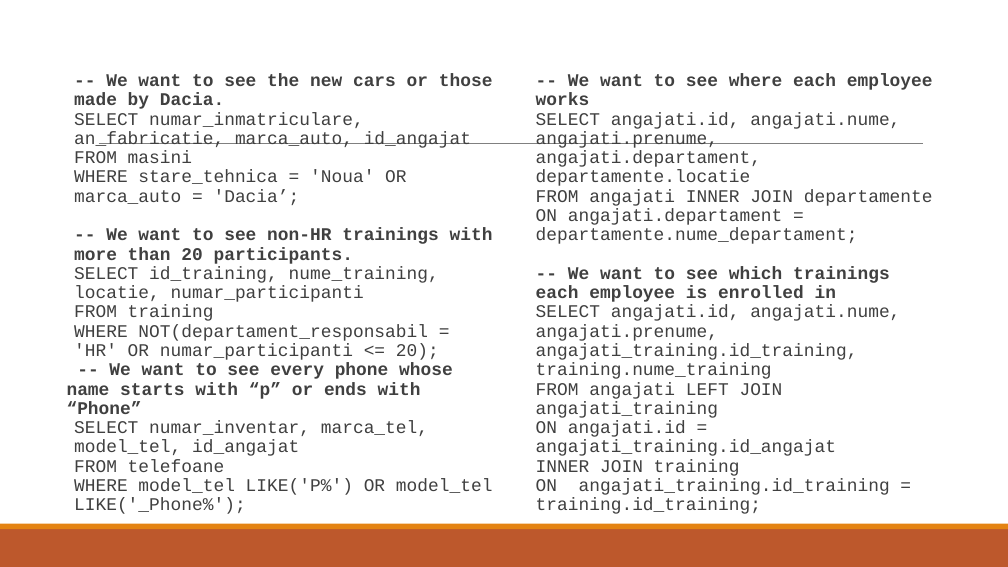
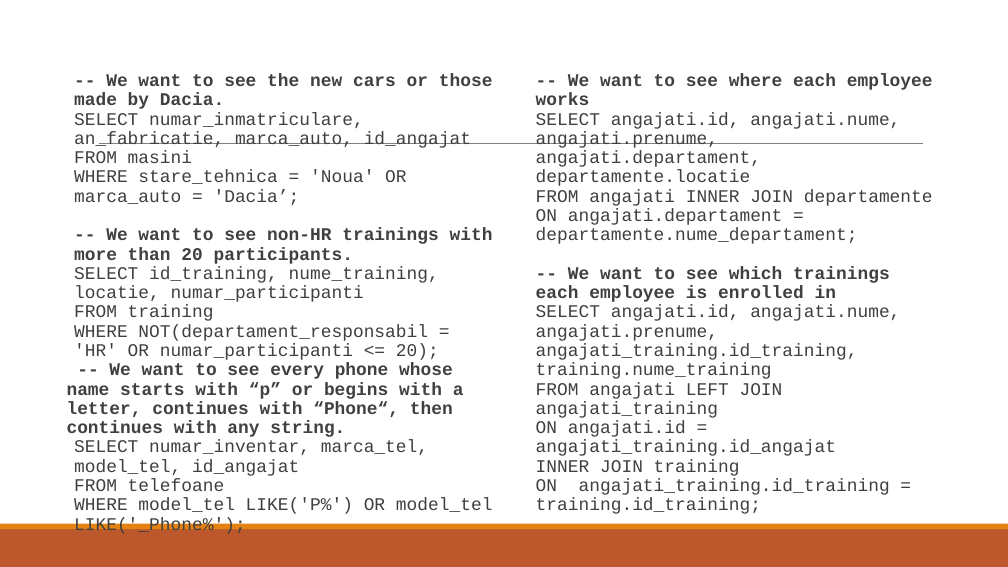
Before and after one commit to StefanG09/Database-Project, a slide deck: slide 12 of Project_EN.pptx. Drawn at 1008x567 pixels with LibreOffice and Linux fonts; fonts in the diff are those of the drawing. Boxes give left, top, right and bottom in pixels: in the first picture for what was removed or moved away, otherwise in the second. Text is boxed around its words. In the diff, an @@ line names an element or a change of style, - is before the commit and + after.

```diff
--- a/Project_EN.pptx
+++ b/Project_EN.pptx
@@ text at (x1=67, y1=363, x2=464, y2=437): text changed @@
--- We want to see every phone whose name starts with “p” or ends with “Phone”
+-- We want to see every phone whose name starts with “p” or begins with a letter, continues with “Phone“, then continues with any string.
```
